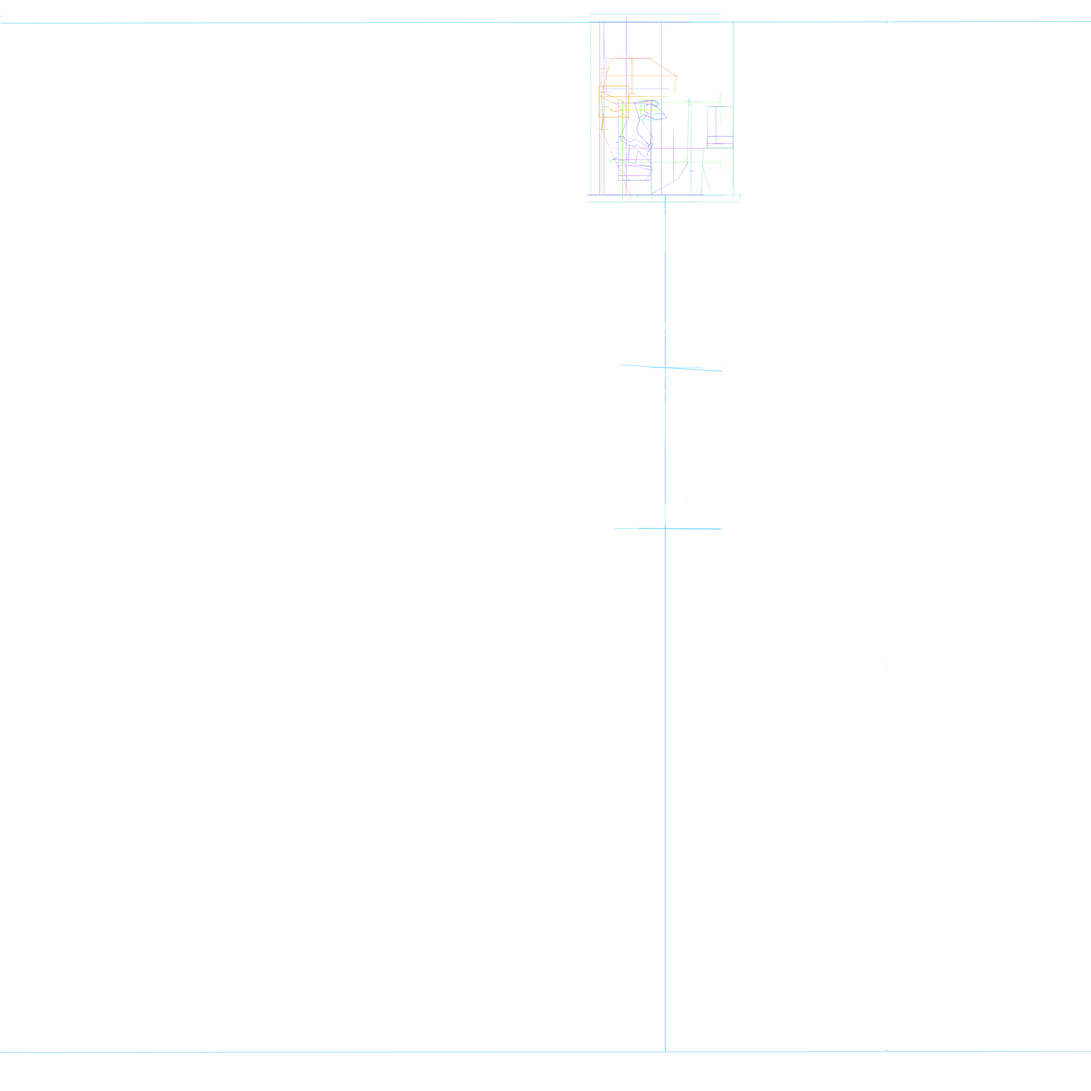
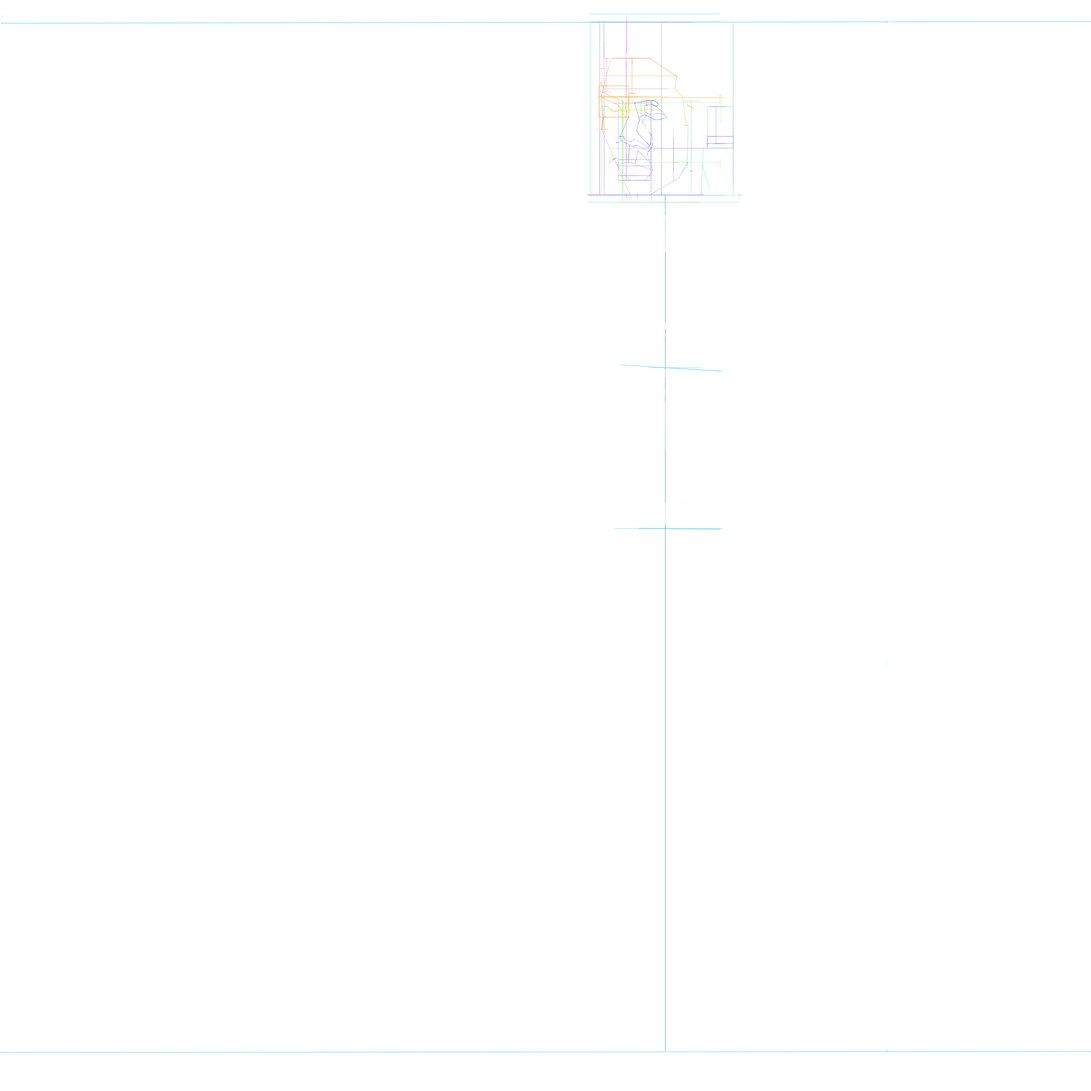
Comparing the layer stacks of the two 1091px x 1091px images. Changes:
painted on "Layer 104" over [614, 158, 654, 171]
removed layer "Layer 103" over [615, 162, 654, 172]
painted on "Layer 106" over [601, 88, 726, 150]
painted on "Layer 70" over [619, 136, 637, 165]
painted on "Layer 60" over [688, 98, 690, 127]
painted on "Layer 24" over [626, 180, 627, 198]
